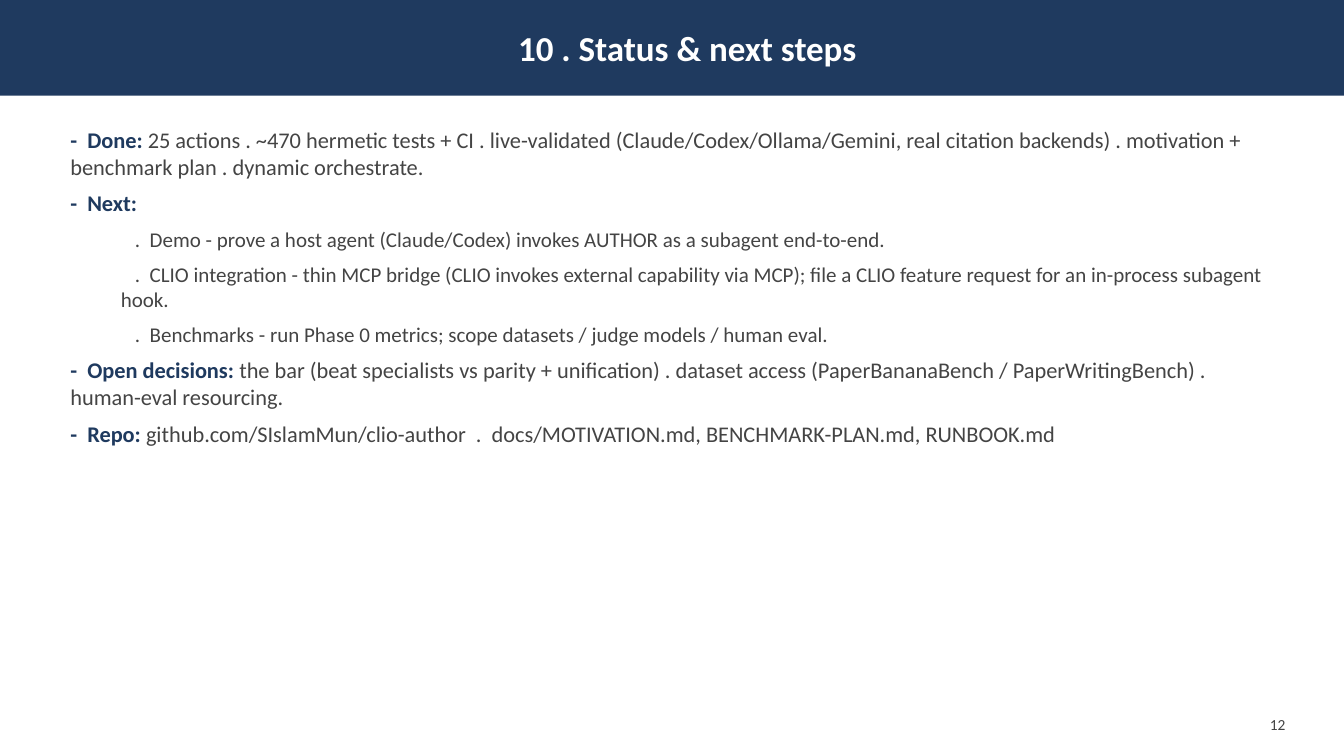
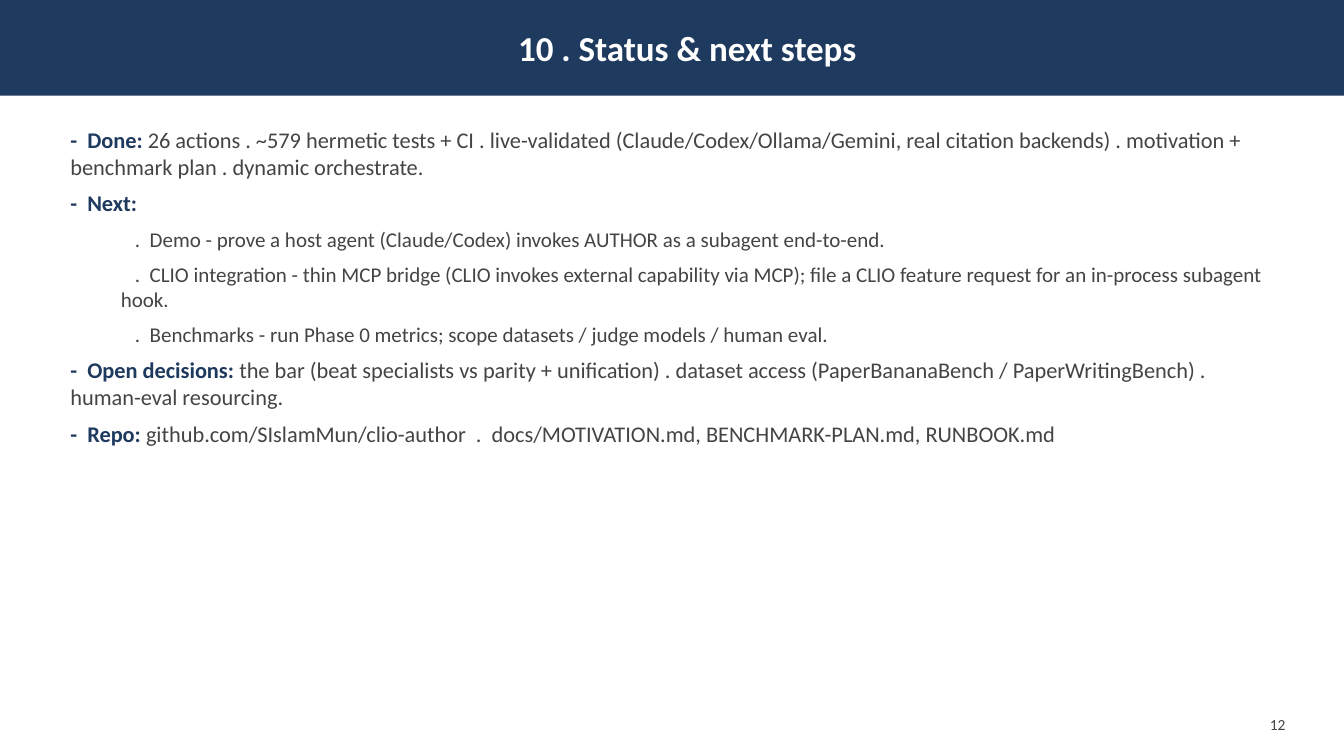
Before and after one commit to iowarp/clio-author, a slide deck: slide 13 of docs/AUTHOR.pptx. Drawn at 1344x756 pixels with LibreOffice and Linux fonts; fonts in the diff are those of the drawing. Boxes give left, top, right and bottom in pixels: in the first picture for what was removed or moved away, otherwise in the second. Text is boxed around its words. In the diff, an @@ line names an element or a change of style, - is before the commit and + after.

```diff
--- a/docs/AUTHOR.pptx
+++ b/docs/AUTHOR.pptx
@@ text at box(70, 132, 1224, 179): text changed @@
-- Done: 25 actions . ~470 hermetic tests + CI . live-validated (Claude/Codex/Ollama/Gemini, real citation backends) . motivation + benchmark plan . dynamic orchestrate.
+- Done: 26 actions . ~579 hermetic tests + CI . live-validated (Claude/Codex/Ollama/Gemini, real citation backends) . motivation + benchmark plan . dynamic orchestrate.
```
Also in this commit, not shown: 3 other slides changed, 19 other files.
